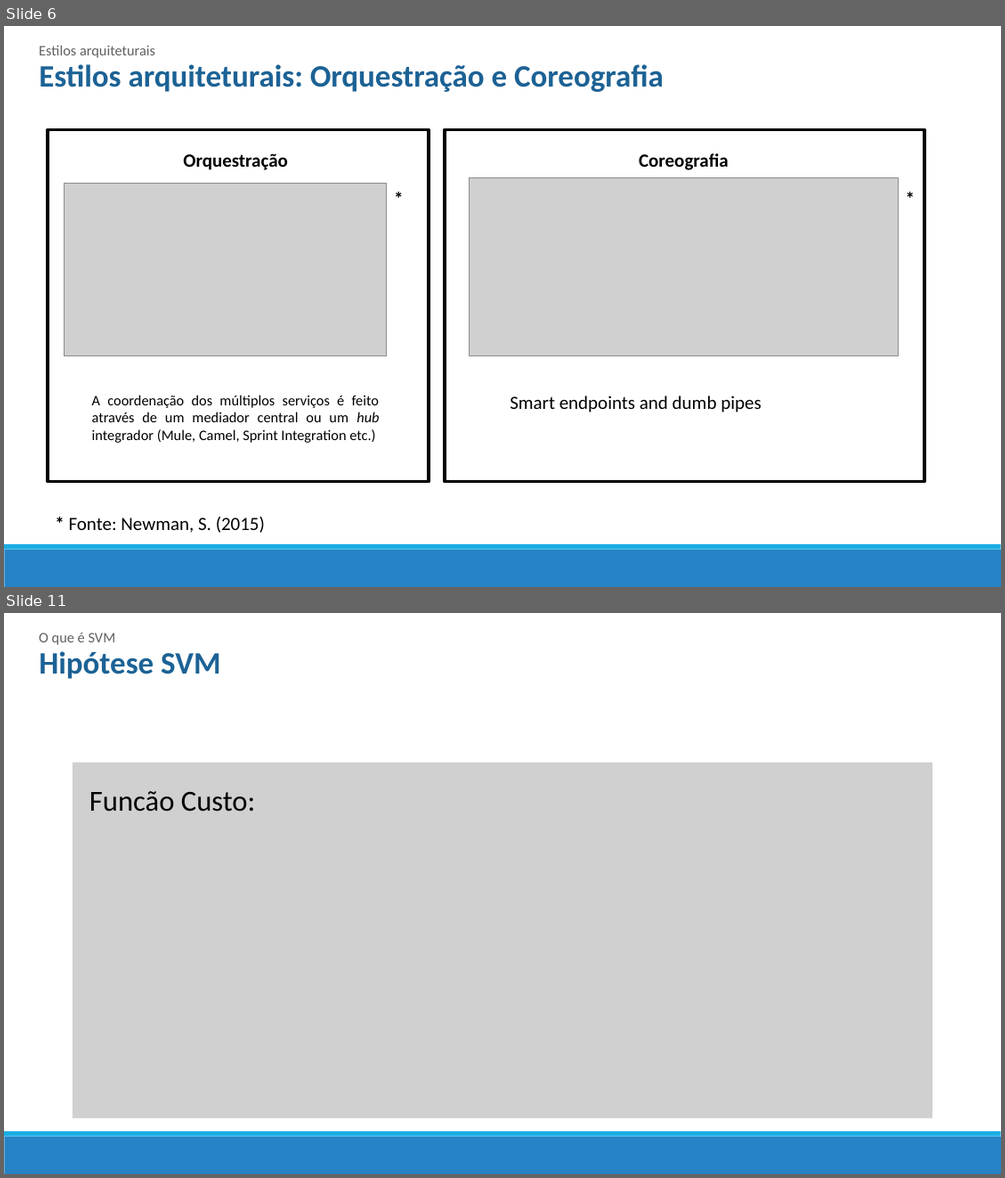
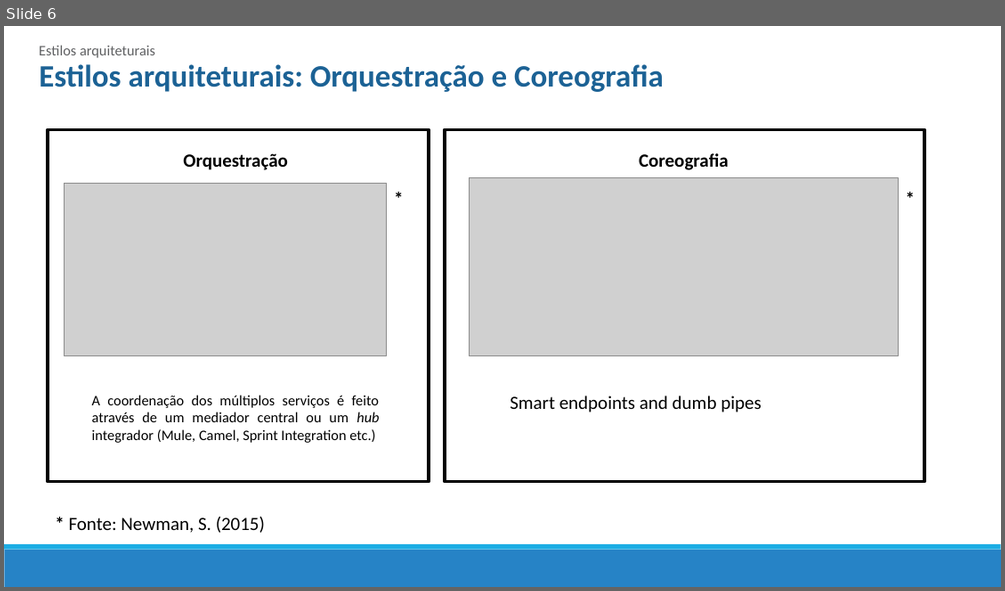
Before and after one commit to mrezende/architecture-discipline, a slide deck: article-presentation/Artigo.pptx. Shown one above the other, each under a label of ours: slides 6 and 11 before the commit, slide 6 after it; the slides between them are not shown. The pictures are 1005x1178 and 1005x591 pixels, drawn with LibreOffice and Linux fonts; fonts in the diff are those of the drawing; grey boxes stand for pictures. Boxes give left, top, right and bottom in pixels: in the first picture for what was removed or moved away, otherwise in the second. Text is boxed around its words. In the diff, an @@ line names an element or a change of style, - is before the commit and + after.

```diff
--- a/article-presentation/Artigo.pptx
+++ b/article-presentation/Artigo.pptx
@@ slide 11 removed at (4, 613, 1001, 1174), background #FFFFFF; not listed: 2 template elements that a slide beside it also shows @@
@@ text removed at (39, 633, 116, 645) @@
-O que é SVM
@@ text removed at (39, 651, 220, 679) @@
-Hipótese SVM
@@ picture removed at (73, 763, 933, 1119) @@
@@ text removed at (89, 791, 255, 811) @@
-Funcão Custo:
@@ picture removed at (96, 817, 849, 902) @@
```
Also in this commit, not shown: 2 slides changed, 4 slides added, 14 other slides removed.
